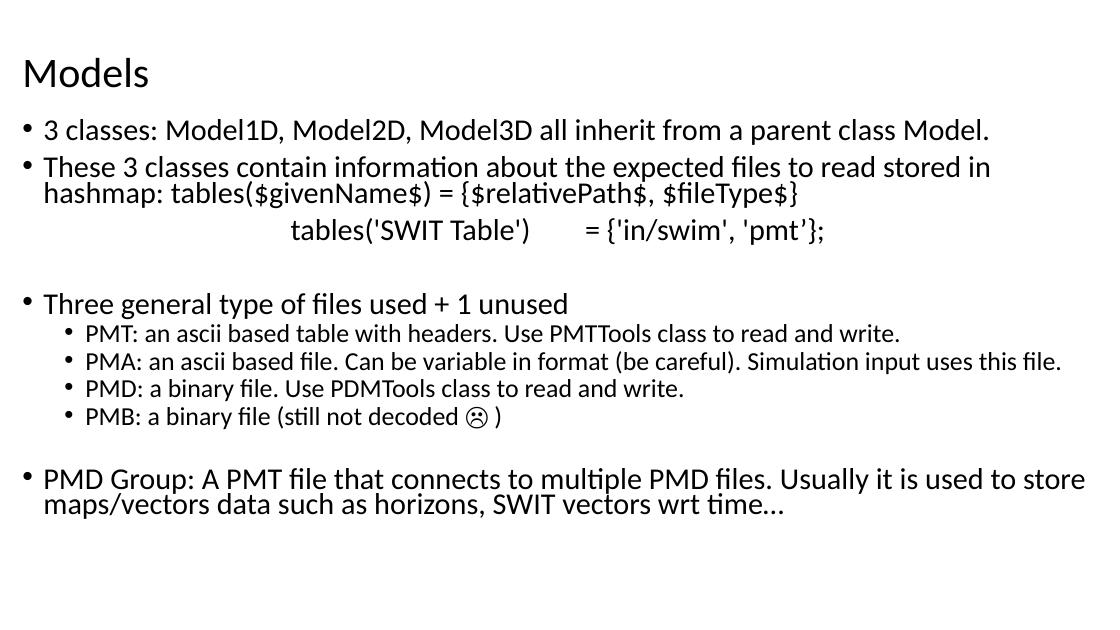
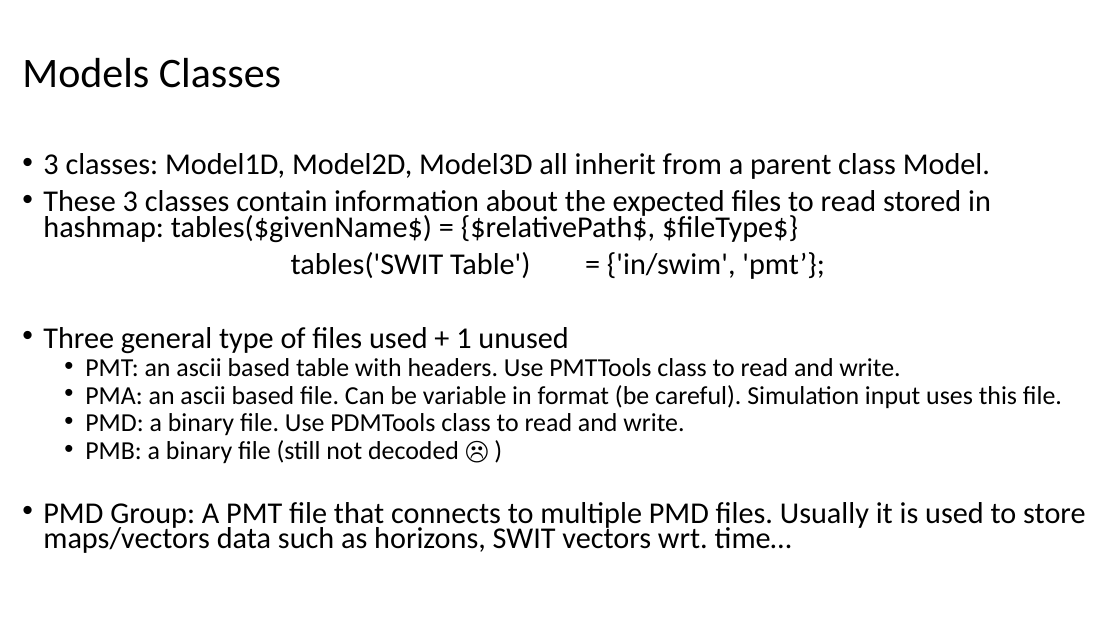
Before and after one commit to MosGeo/BPSMAutoToolbox, a slide deck: slide 14 of Workshop/19.01.23 PM Toolbox Workshop.pptx. Drawn at 1120x630 pixels with LibreOffice and Linux fonts; fonts in the diff are those of the drawing; background and template pictures are left out. Boxes give left, top, right and bottom in pixels: in the first picture for what was removed or moved away, otherwise in the second. Text is boxed around its words. In the diff, an @@ line names an element or a change of style, - is before the commit and + after.

```diff
--- a/Workshop/19.01.23 PM Toolbox Workshop.pptx
+++ b/Workshop/19.01.23 PM Toolbox Workshop.pptx
@@ title at box(22, 58, 281, 88): text changed @@
-Models
+Models Classes
@@ text "3 classes: Model1D, Model2D, Model3D ...": place and size @@
-text "3 classes: Model1D, Model2D, Model3D ..." at box(43, 119, 1085, 519)
+text "3 classes: Model1D, Model2D, Model3D ..." at box(43, 153, 1085, 553)
@@ text at box(43, 502, 1085, 553): text changed @@
-• PMD Group: A PMT file that connects to multiple PMD files. Usually it is used to store maps/vectors data such as horizons, SWIT vectors wrt time…
+• PMD Group: A PMT file that connects to multiple PMD files. Usually it is used to store maps/vectors data such as horizons, SWIT vectors wrt. time…
```
Also in this commit, not shown: 3 other slides changed, 5 other files.
